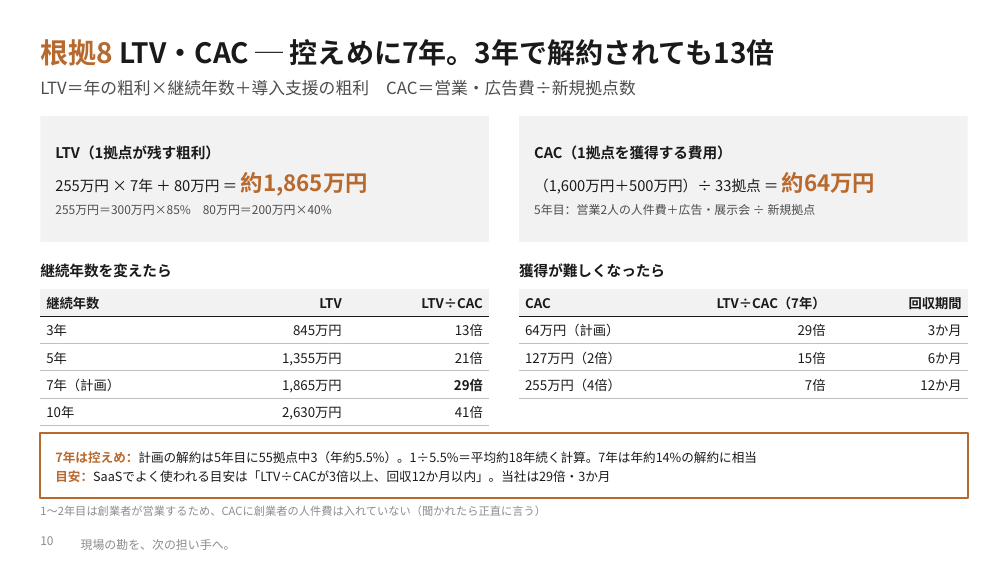
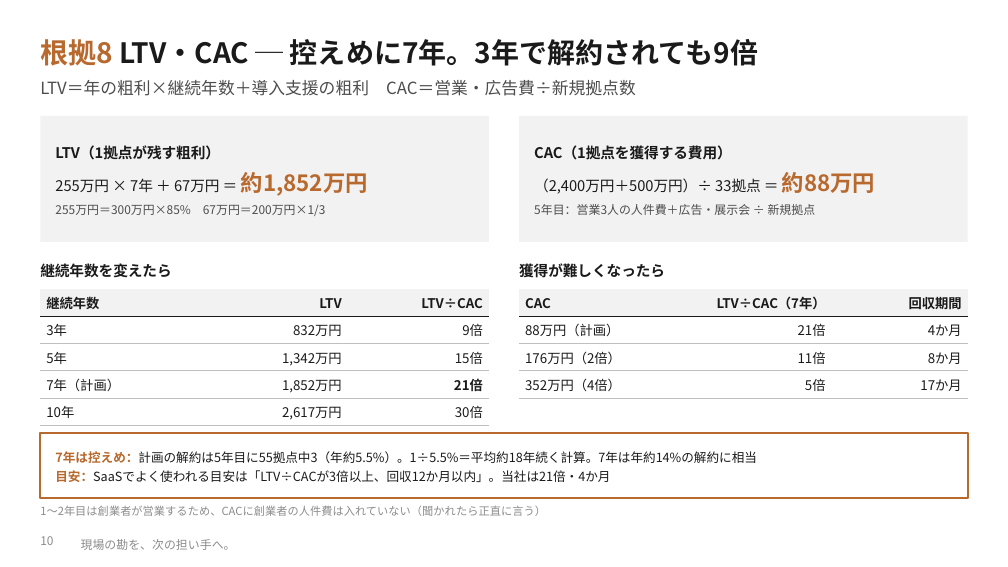
Before and after one commit to SEITOSHIKI/-ai-commute-audio-, a slide deck: slide 10 of deck/カンツギ_事業計画書_理論武装版.pptx. Drawn at 1008x567 pixels with LibreOffice and Linux fonts; fonts in the diff are those of the drawing; background and template pictures are left out. Boxes give left, top, right and bottom in pixels: in the first picture for what was removed or moved away, otherwise in the second. Text is boxed around its words. In the diff, an @@ line names an element or a change of style, - is before the commit and + after.

```diff
--- a/deck/カンツギ_事業計画書_理論武装版.pptx
+++ b/deck/カンツギ_事業計画書_理論武装版.pptx
@@ text at (40, 39, 758, 66): text changed @@
-根拠8 LTV・CAC ─ 控えめに7年。3年で解約されても13倍
+根拠8 LTV・CAC ─ 控えめに7年。3年で解約されても9倍
@@ text at (55, 172, 368, 216): text changed @@
-255万円 × 7年 ＋ 80万円 ＝ 約1,865万円
-255万円＝300万円×85% 80万円＝200万円×40%
+255万円 × 7年 ＋ 67万円 ＝ 約1,852万円
+255万円＝300万円×85% 67万円＝200万円×1/3
@@ text at (534, 172, 875, 215): text changed @@
-（1,600万円＋500万円）÷ 33拠点 ＝ 約64万円
-5年目：営業2人の人件費＋広告・展示会 ÷ 新規拠点
+（2,400万円＋500万円）÷ 33拠点 ＝ 約88万円
+5年目：営業3人の人件費＋広告・展示会 ÷ 新規拠点
@@ table at (40, 289, 489, 424) @@
-row 2, column 2: 845万円
+row 2, column 2: 832万円
-row 2, column 3: 13倍
+row 2, column 3: 9倍
-row 3, column 2: 1,355万円
+row 3, column 2: 1,342万円
-row 3, column 3: 21倍
+row 3, column 3: 15倍
-row 4, column 2: 1,865万円
+row 4, column 2: 1,852万円
-row 4, column 3: 29倍
+row 4, column 3: 21倍
-row 5, column 2: 2,630万円
+row 5, column 2: 2,617万円
-row 5, column 3: 41倍
+row 5, column 3: 30倍
@@ table at (519, 289, 968, 395) @@
-row 2: 64万円（計画） | 29倍 | 3か月
+row 2: 88万円（計画） | 21倍 | 4か月
-row 3: 127万円（2倍） | 15倍 | 6か月
+row 3: 176万円（2倍） | 11倍 | 8か月
-row 4: 255万円（4倍） | 7倍 | 12か月
+row 4: 352万円（4倍） | 5倍 | 17か月
@@ text at (55, 470, 610, 482): text changed @@
-目安：SaaSでよく使われる目安は「LTV÷CACが3倍以上、回収12か月以内」。当社は29倍・3か月
+目安：SaaSでよく使われる目安は「LTV÷CACが3倍以上、回収12か月以内」。当社は21倍・4か月
```
Also in this commit, not shown: 8 other slides changed, 1 slide added, 13 other files.
